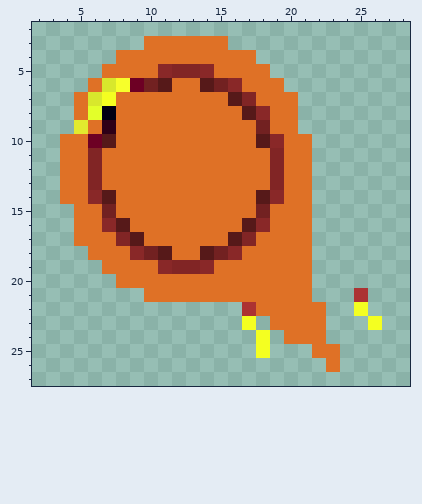
Edited in one commit: pixel-art sprite (Fire_ball_1.png). The picture above was drawn from the file before the commit.
The file is 128x128 pixels, drawn in blocks of 4x4; one block is one cell here. Shown: x 2..28, y 2..27.
After the commit:
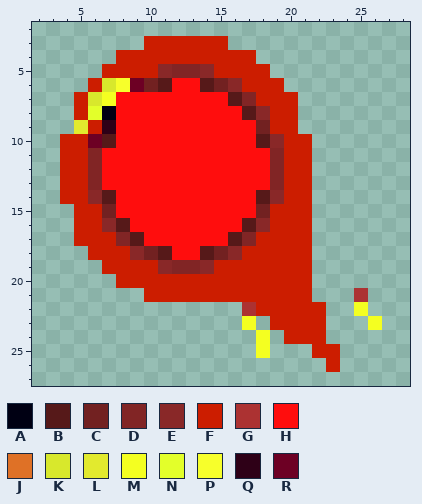
Palette (. is transparent): A #000013  B #561919  C #722121  D #812525  E #892828  F #cc1d00  G #ac3232  H #ff0d0d  J #df7126  K #d8e82c  L #e2ea2e  M #f4ff21  N #e3ff2a  P #f7ff2b  Q #2e0017  R #6d0024
Change:
@@ x 2..28 @@
  2 ...........................
- 3 ........JJJJJJ.............
- 4 ......JJJJJJJJJJ...........
- 5 .....JJJJEDDEJJJJ..........
- 6 ....JKPRCBJJBCEJJJ.........
- 7 ...JKMJJJJJJJJBDJJJ........
- 8 ...JNAJJJJJJJJJBEJJ........
- 9 ...LJQJJJJJJJJJJCJJ........
-10 ..JJRBJJJJJJJJJJBEJJ.......
-11 ..JJDJJJJJJJJJJJJDJJ.......
-12 ..JJDJJJJJJJJJJJJDJJ.......
-13 ..JJDJJJJJJJJJJJJDJJ.......
-14 ..JJEBJJJJJJJJJJBEJJ.......
-15 ...JJCJJJJJJJJJJCJJJ.......
-16 ...JJEBJJJJJJJJBEJJJ.......
-17 ...JJJDBJJJJJJBDJJJJ.......
-18 ....JJJECBJJBCEJJJJJ.......
-19 .....JJJJEDDEJJJJJJJ.......
-20 ......JJJJJJJJJJJJJJ.......
-21 ........JJJJJJJJJJJJ...G...
-22 ...............GJJJJJ..M...
-23 ...............M.JJJJ...M..
-24 ................M.JJJ......
-25 ................M...JJ.....
-26 .....................J.....
+ 3 ........FFFFFF.............
+ 4 ......FFFFFFFFFF...........
+ 5 .....FFFFEDDEFFFF..........
+ 6 ....FKPRCBHHBCEFFF.........
+ 7 ...FKMHHHHHHHHBDFFF........
+ 8 ...FNAHHHHHHHHHBEFF........
+ 9 ...LFQHHHHHHHHHHCFF........
+10 ..FFRBHHHHHHHHHHBEFF.......
+11 ..FFDHHHHHHHHHHHHDFF.......
+12 ..FFDHHHHHHHHHHHHDFF.......
+13 ..FFDHHHHHHHHHHHHDFF.......
+14 ..FFEBHHHHHHHHHHBEFF.......
+15 ...FFCHHHHHHHHHHCFFF.......
+16 ...FFEBHHHHHHHHBEFFF.......
+17 ...FFFDBHHHHHHBDFFFF.......
+18 ....FFFECBHHBCEFFFFF.......
+19 .....FFFFEDDEFFFFFFF.......
+20 ......FFFFFFFFFFFFFF.......
+21 ........FFFFFFFFFFFF...G...
+22 ...............GFFFFF..M...
+23 ...............M.FFFF...M..
+24 ................M.FFF......
+25 ................M...FF.....
+26 .....................F.....
 27 ...........................
Where, in picture pixels (left, top, right, bottom), the same in both pictures:
changed: (60, 36, 340, 372)
